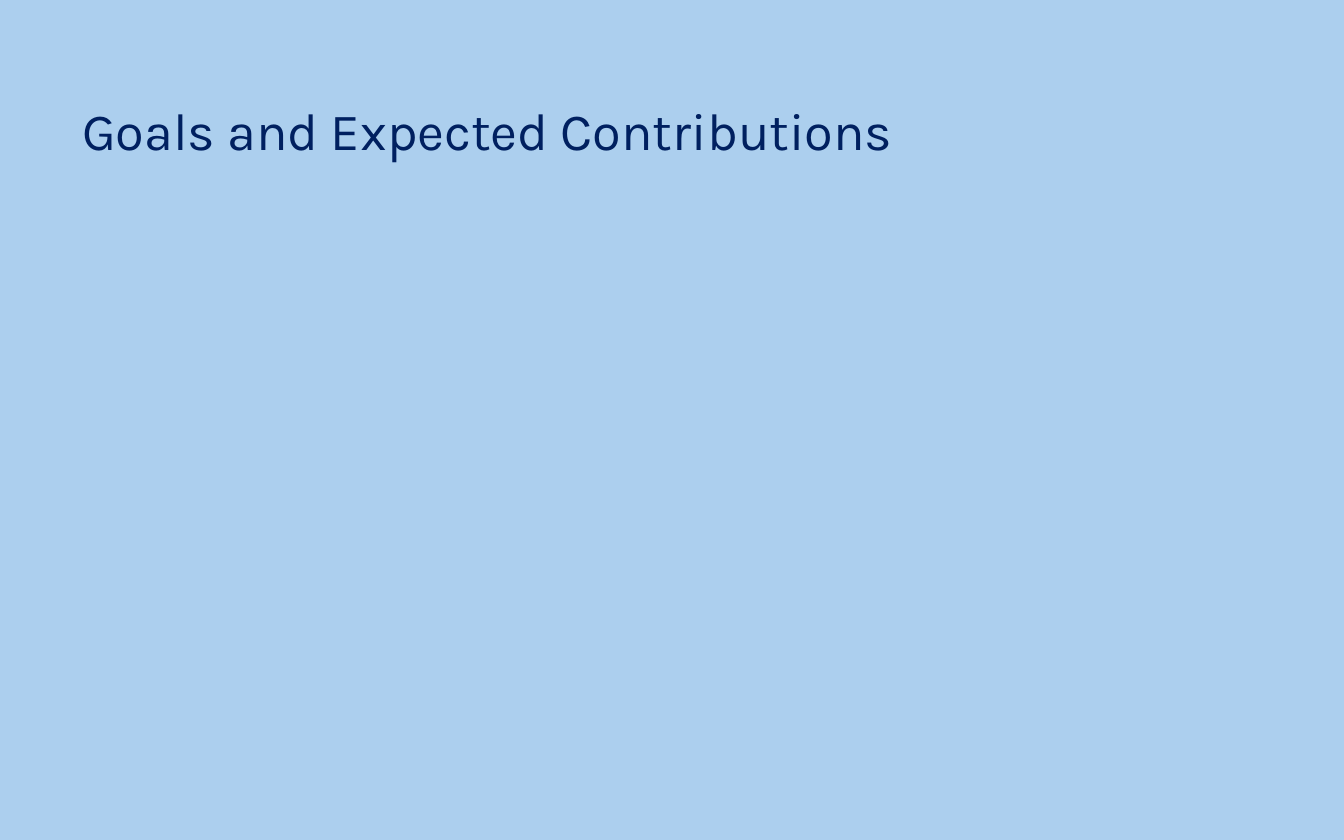
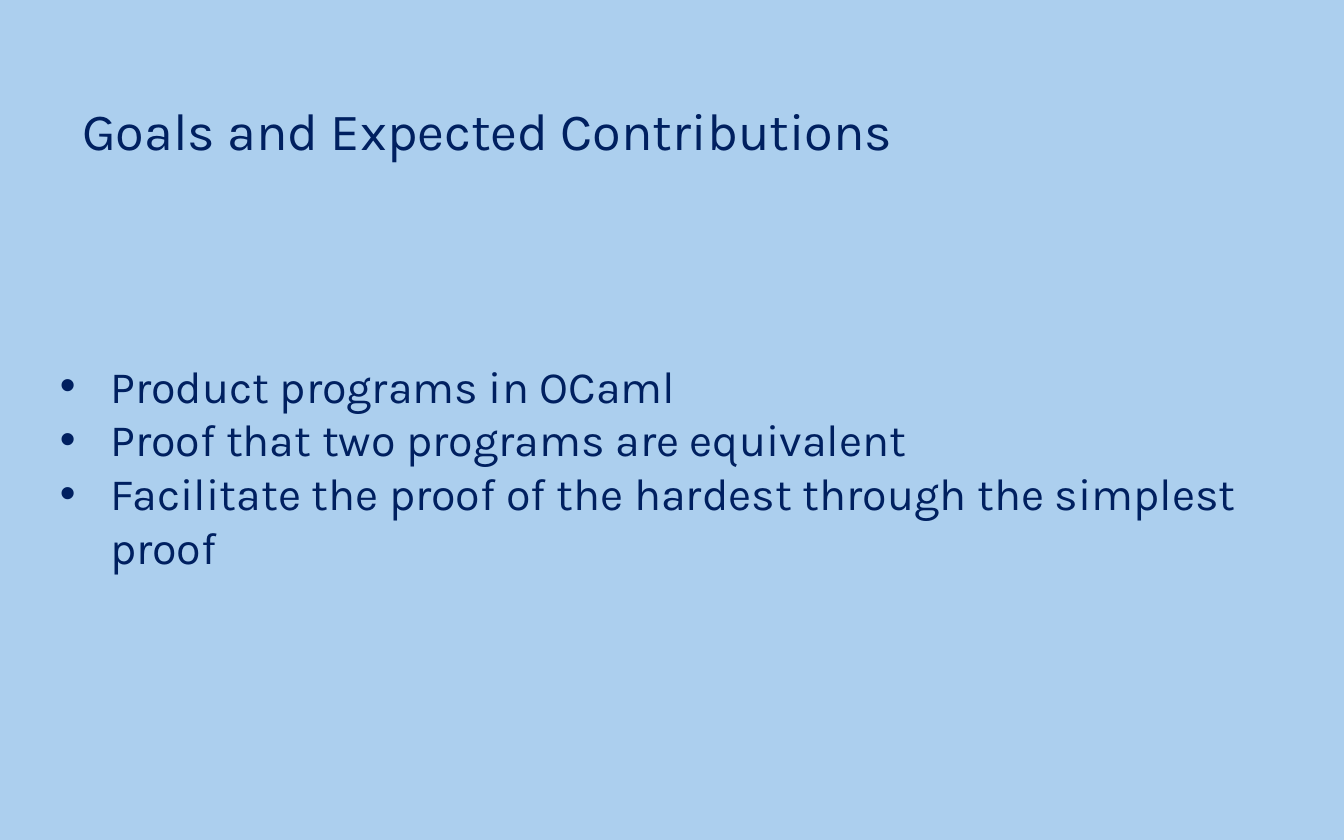
Before and after one commit to JoaoNini75/MasterThesis, a slide deck: slide 6 of Ap Prep Tese.pptx. Drawn at 1344x840 pixels with LibreOffice and Linux fonts; fonts in the diff are those of the drawing. Boxes give left, top, right and bottom in pixels: in the first picture for what was removed or moved away, otherwise in the second. Text is boxed around its words. In the diff, an @@ line names an element or a change of style, - is before the commit and + after.

```diff
--- a/Ap Prep Tese.pptx
+++ b/Ap Prep Tese.pptx
@@ text added at bbox=[110, 372, 1236, 521], 24 pt, text #002060 @@
+• Product programs in OCaml
+• Proof that two programs are equivalent
+• Facilitate the proof of the hardest through the simplest proof
```
Also in this commit, not shown: 1 other slide changed, 1 slide added, 1 slide removed.
